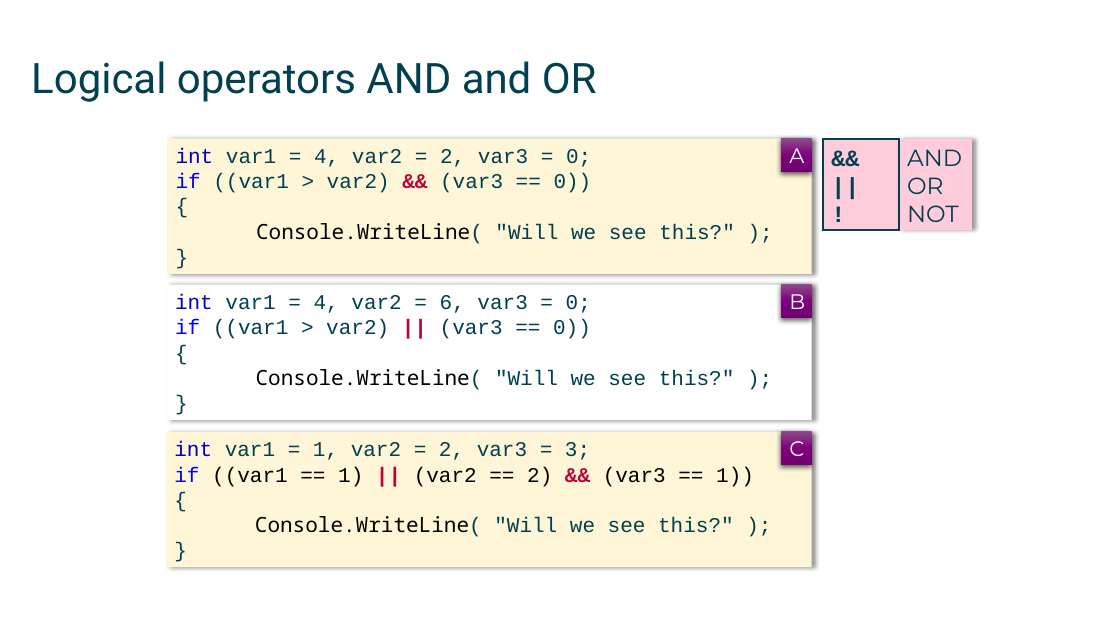
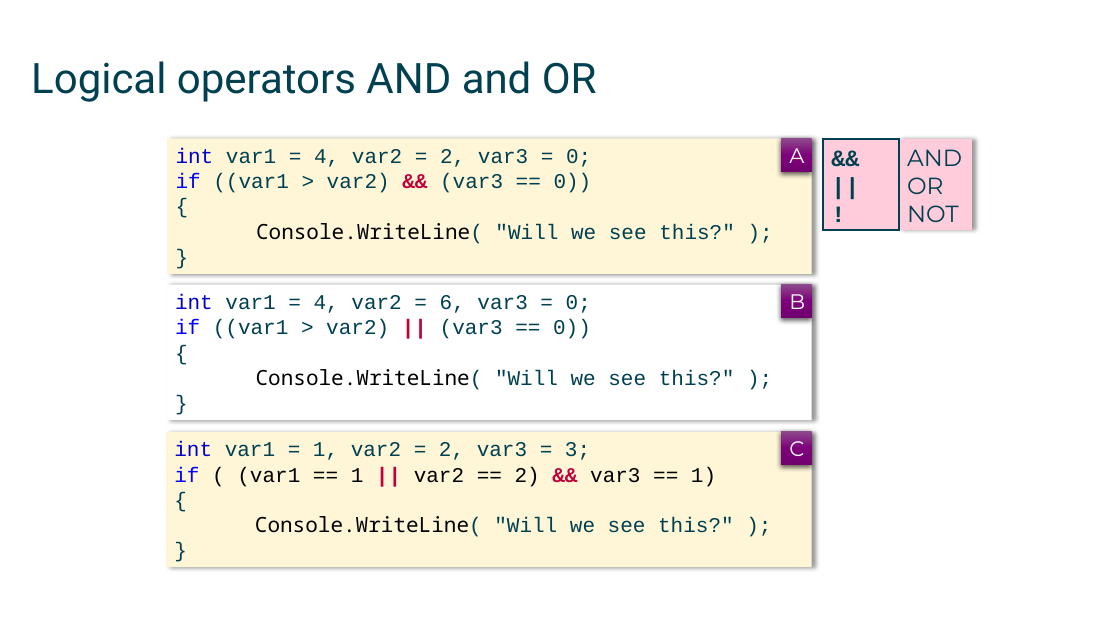
Before and after one commit to mikebaradaran/csharp, a slide deck: slide 21 of 01-C# Basics.pptx. Drawn at 1120x630 pixels with LibreOffice and Linux fonts; fonts in the diff are those of the drawing. Boxes give left, top, right and bottom in pixels: in the first picture for what was removed or moved away, otherwise in the second. Text is boxed around its words. In the diff, an @@ line names an element or a change of style, - is before the commit and + after.

```diff
--- a/01-C# Basics.pptx
+++ b/01-C# Basics.pptx
@@ text in rectangle at [174,467,716,487]: text changed @@
-if ((var1 == 1) || (var2 == 2) && (var3 == 1))
+if ( (var1 == 1 || var2 == 2) && var3 == 1)
```
Also in this commit, not shown: 4 other slides changed, 2 other files.
